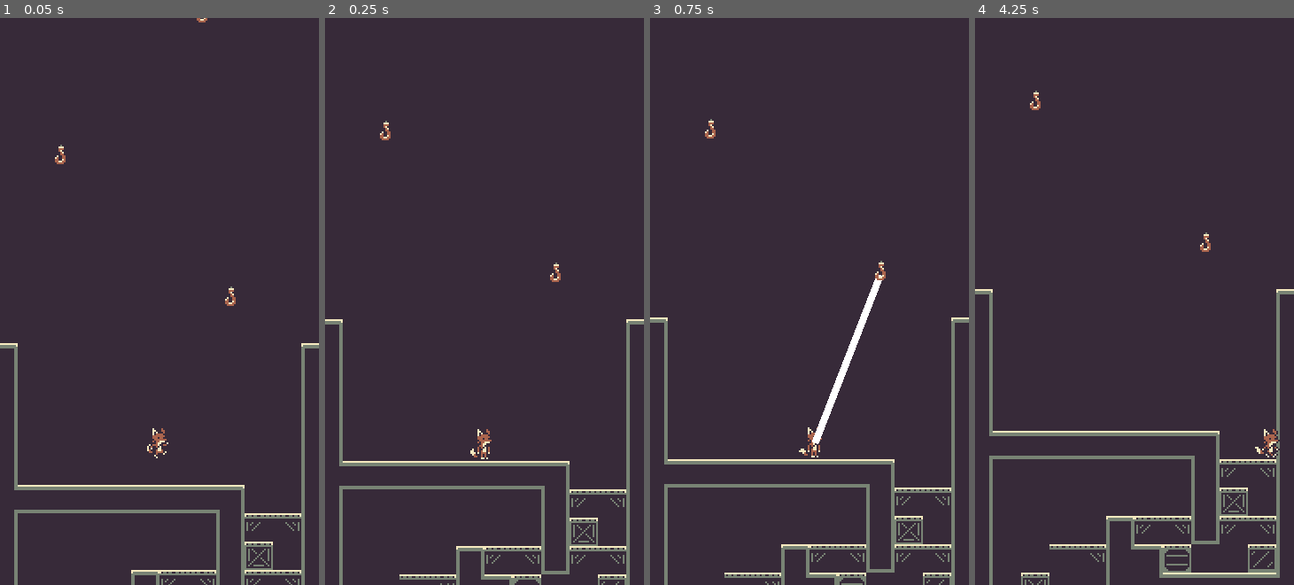
Above: before the commit, frames 1-4 (left to right).
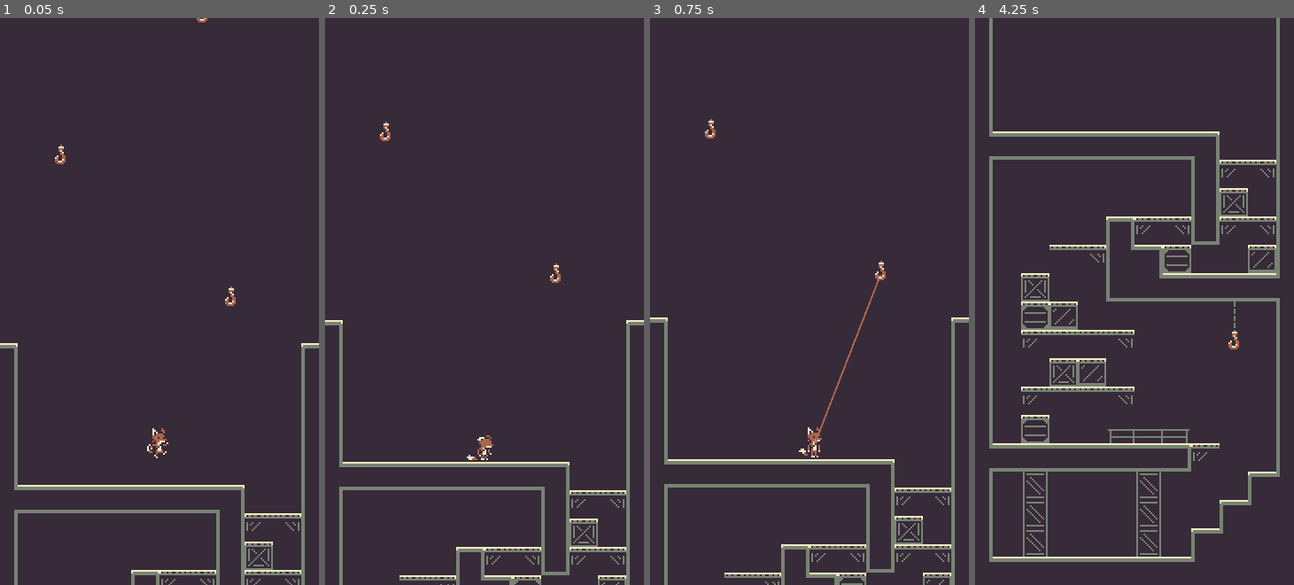
Above: after the commit, the same moments.

Repository: diego-escalante/GO2023-GrapplePack
Game: Godot game, scene res://world/world.tscn
Two runs of this game, one before a commit and one after it. Both use one fixed random seed, a clock stepped at 60 frames per second and the inputs below.
Inputs (mouse positions are in pixels of both pictures, inside the frame that each line leads up to):
- Up to frame 1 (0.05 s): no input
- Up to frame 2 (0.25 s): no input
- Up to frame 3 (0.75 s): tap Enter at 0.5 s; move the mouse to (879, 273) at 0.52 s; hold D (right) from 0.53 s (still down); click (879, 273) at 0.6 s
- Up to frame 4 (4.25 s): tap W (jump) at 0.77, 1.52, 3.02, 3.77 s; move the mouse to (1070, 329) at 1.27 s; click (1070, 329) at 1.35 s; move the mouse to (1166, 176) at 2.02 s; release D (right) at 2.03 s; hold A (left) 2.03-2.78 s; click (1166, 176) at 2.1 s; move the mouse to (1118, 414) at 2.77 s; hold D (right) from 2.78 s (still down); click (1118, 414) at 2.85 s; move the mouse to (1230, 386) at 3.52 s; click (1230, 386) at 3.6 s

Frame 1 is identical in both runs. In frame 2, 1.6% of the frame differs, in the area x 0-100%, y 18-100%; in frame 3, 0.7%; in frame 4, 14%, in the area x 0-100%, y 0-100%.

Commit message:
Tweak to movement

Diff:
--- a/objects/grapple/grapple.gd
+++ b/objects/grapple/grapple.gd
@@ -33,7 +33,6 @@
 func pull() -> void:
 	if _state != State.IDLE:
 		_state = State.PULLING
-
 func is_ready() -> bool:
 	return _state == State.IDLE
 
--- a/objects/grapple/grapple.tscn
+++ b/objects/grapple/grapple.tscn
@@ -4,7 +4,8 @@
 
 [node name="Grapple" type="Line2D"]
 points = PackedVector2Array(0, 0, 0, 0)
-width = 4.0
+width = 1.0
+default_color = Color(0.666667, 0.392157, 0.301961, 1)
 script = ExtResource("1_iy5ks")
 
 [node name="RayCast2D" type="RayCast2D" parent="."]
--- a/player/player.tscn
+++ b/player/player.tscn
@@ -205,6 +205,8 @@
 
 [node name="Platforming" type="Node" parent="StateMachine"]
 script = ExtResource("4_r0yds")
+_fall_distance = 1.5
+_terminal_velocity = 28.0
 
 [node name="JumpBufferTimer" type="Timer" parent="StateMachine/Platforming"]
 process_callback = 0
@@ -222,6 +224,7 @@
 
 [node name="Grappled" type="Node" parent="StateMachine"]
 script = ExtResource("5_s3ai3")
+_grapple_speed = 20.0
 
 [node name="Grappling" type="Node" parent="StateMachine"]
 script = ExtResource("5_t7ult")
--- a/player/state_machine/player_states/grappled.gd
+++ b/player/state_machine/player_states/grappled.gd
@@ -2,7 +2,7 @@
 class_name Grappled
 
 @export var _grapple_speed := 40.0
-@export var _time_to_grapple_speed := 0.2
+@export var _time_to_grapple_speed := 0.5
 @export var _post_grapple_velocity := Vector2.UP * 15 * GameConsts.PIXELS_PER_UNIT
 
 var _grapple_point: Vector2
--- a/player/state_machine/player_states/platforming.gd
+++ b/player/state_machine/player_states/platforming.gd
@@ -7,6 +7,7 @@
 @export var _jump_distance := 1.5
 @export var _jump_min_height := 0.5
 @export var _fall_distance := 1.2
+@export var _terminal_velocity := 7.0
 
 @onready var _acceleration := (_run_speed / _time_to_run_speed) if _time_to_run_speed > 0 else -1.0
 @onready var _jump_speed := 2 * _jump_height * _run_speed / _jump_distance
@@ -67,7 +68,7 @@
 			_current_gravity = _fall_gravity
 		elif input.get("jump_released", false):
 			_current_gravity = _jump_min_gravity
-		velocity.y += _current_gravity * delta * GameConsts.PIXELS_PER_UNIT
+		velocity.y = min(velocity.y + _current_gravity * delta * GameConsts.PIXELS_PER_UNIT, _terminal_velocity * GameConsts.PIXELS_PER_UNIT)
 
 	# Drop.
 	if input.get("down_held", false) and input.get("jump_pressed", false):
